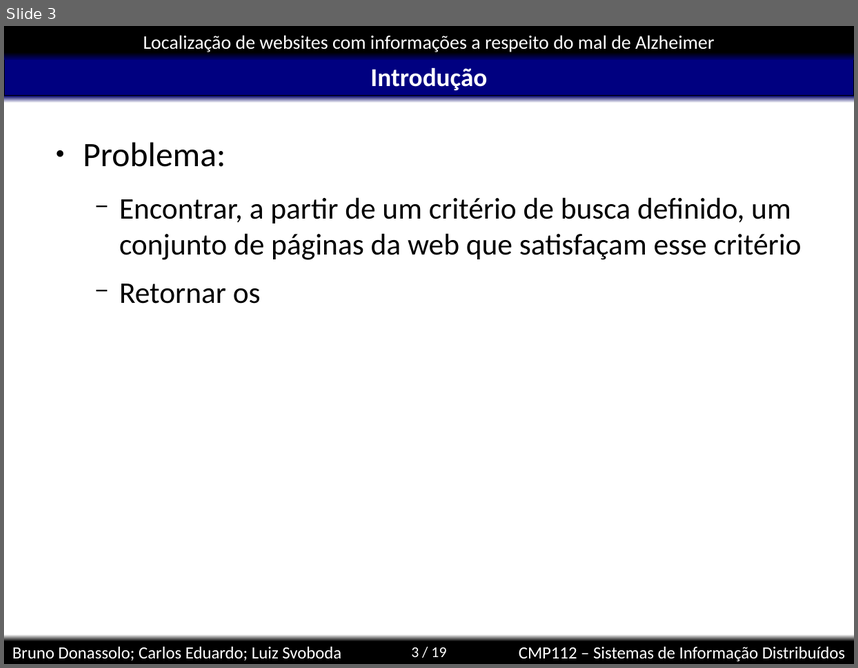
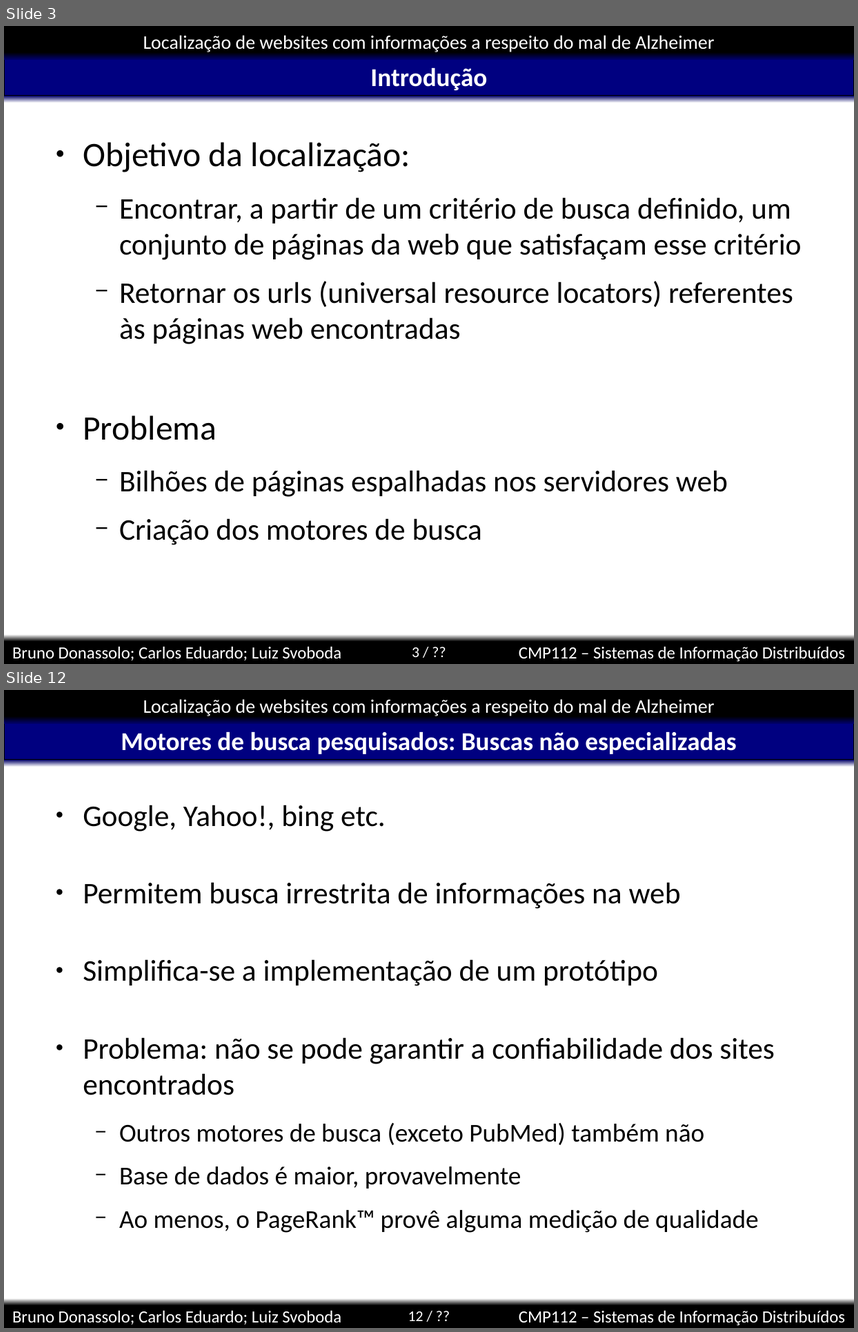
Before and after one commit to kdubezerra/kdubezerra, a slide deck: disciplinas/cmp112/localizacao.ppt. Shown one above the other, each under a label of ours: slide 3 before the commit, slides 3 and 12 after it; the slides between them are not shown. The pictures are 858x668 and 858x1332 pixels, drawn with LibreOffice and Linux fonts; fonts in the diff are those of the drawing; background and template pictures are left out. Boxes give left, top, right and bottom in pixels: in the first picture for what was removed or moved away, otherwise in the second. Text is boxed around its words. In the diff, an @@ line names an element or a change of style, - is before the commit and + after.

```diff
--- a/disciplinas/cmp112/localizacao.ppt
+++ b/disciplinas/cmp112/localizacao.ppt
@@ slide 12 added at box(4, 690, 854, 1328), background #FFFFFF; not listed: 8 template elements that a slide beside it also shows @@
@@ title added at box(121, 732, 736, 754), 24 pt, text #FFFFFF, bold @@
+Motores de busca pesquisados: Buscas não especializadas
@@ text added at box(83, 805, 775, 1232), 28 pt, text #000000 @@
+● Google, Yahoo!, bing etc.
+● Permitem busca irrestrita de informações na web
+● Simplifica-se a implementação de um protótipo
+● Problema: não se pode garantir a confiabilidade dos sites encontrados
+  − Outros motores de busca (exceto PubMed) também não
+  − Base de dados é maior, provavelmente
+  − Ao menos, o PageRank™ provê alguma medição de qualidade
@@ slide 3 changed as well @@
@@ text at box(83, 142, 410, 172): text changed @@
-● Problema:
+● Objetivo da localização:
@@ text at box(83, 281, 793, 545): text changed @@
-  − Retornar os
+  − Retornar os urls (universal resource locators) referentes às páginas web encontradas
+● Problema
+  − Bilhões de páginas espalhadas nos servidores web
+  − Criação dos motores de busca
@@ page number at box(412, 647, 419, 657): text changed @@
-3 / 19
+3 / ??
```
Also in this commit, not shown: 1 other slide changed, 10 other slides added.
